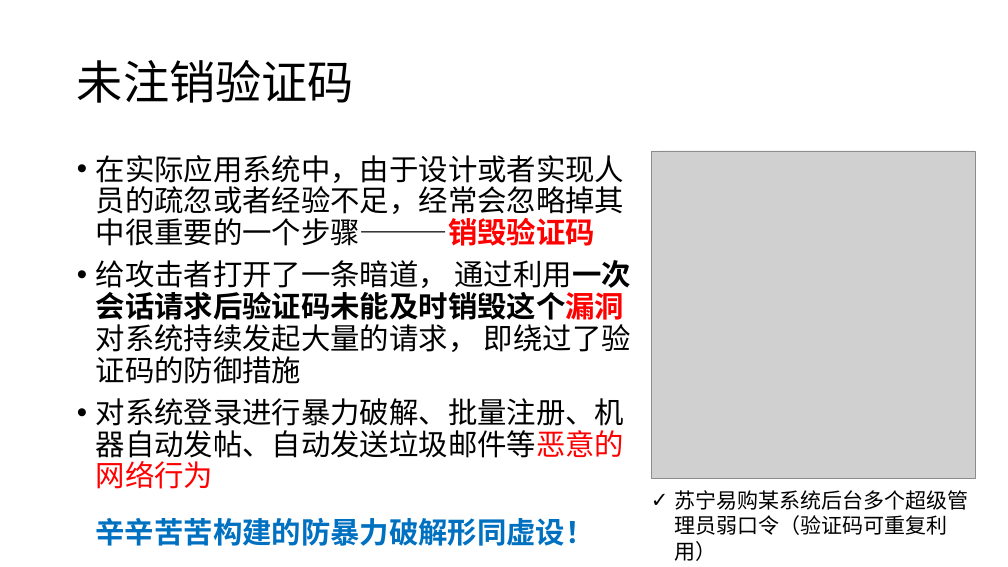
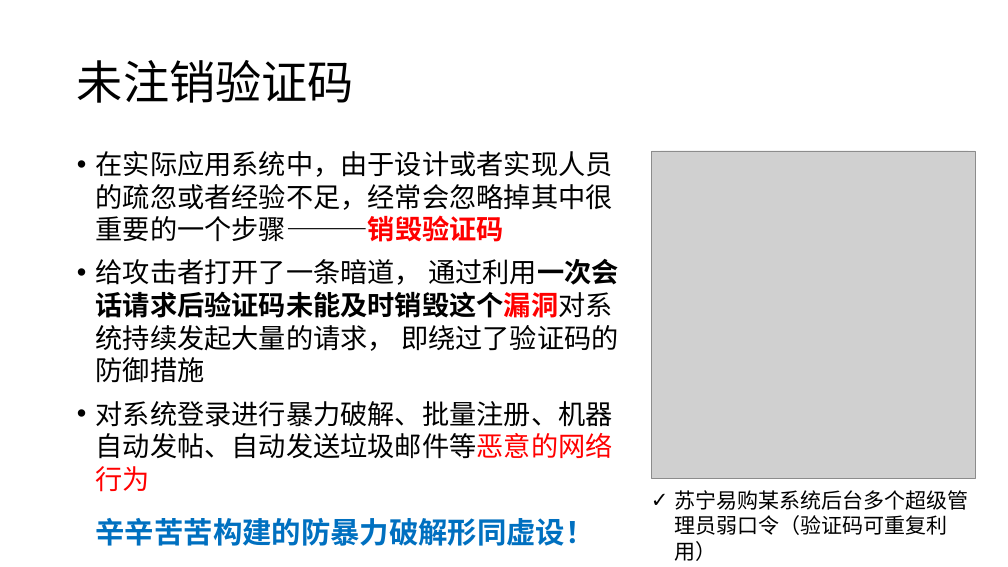
Before and after one commit to RiskySignal/Web-Security-Project, a slide deck: slide 9 of document/验证码绕过技术原理.pptx. Drawn at 1008x567 pixels with LibreOffice and Linux fonts; fonts in the diff are those of the drawing; grey boxes stand for pictures. Boxes give left, top, right and bottom in pixels: in the first picture for what was removed or moved away, otherwise in the second. Text is boxed around its words. In the diff, an @@ line names an element or a change of style, - is before the commit and + after.

Commit message:
修改PPT
修改“验证码绕过技术原理”

```diff
--- a/document/验证码绕过技术原理.pptx
+++ b/document/验证码绕过技术原理.pptx
@@ text "在实际应用系统中，由于设计或者实现人员的疏忽或者经验不足，经常会忽略掉其中很重要的一个步骤———销毁验证码" at bbox=[96, 151, 619, 492]: size 28 to 25.9 pt, font Cambria to Noto Sans CJK SC; line spacing 0.9 to 1 @@
```
Also in this commit, not shown: 13 other slides changed, 1 slide added, 2 other files.
